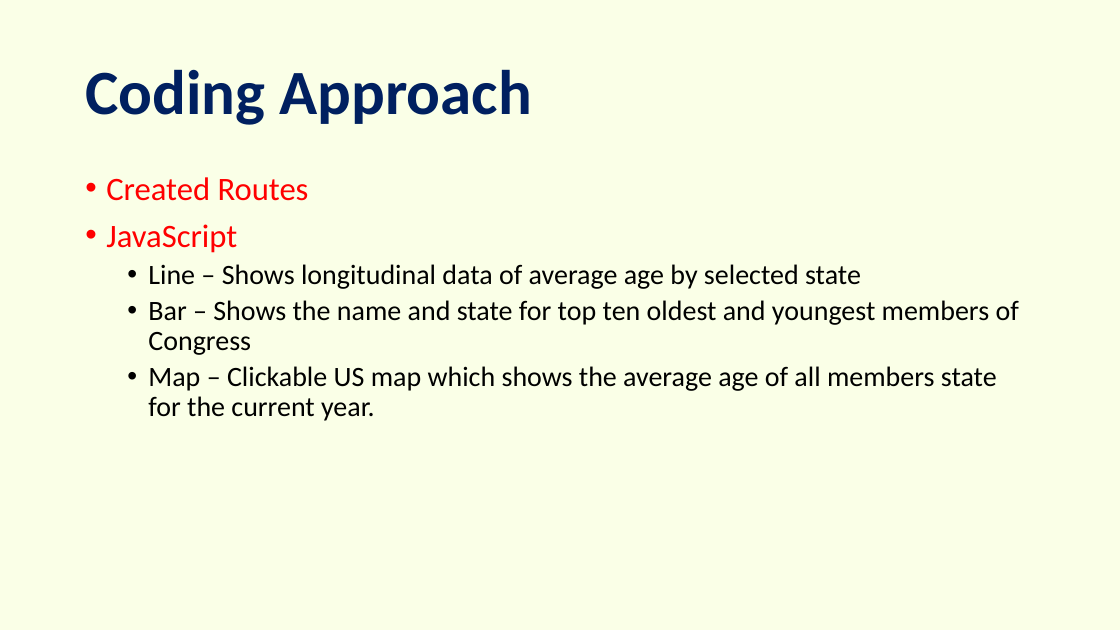
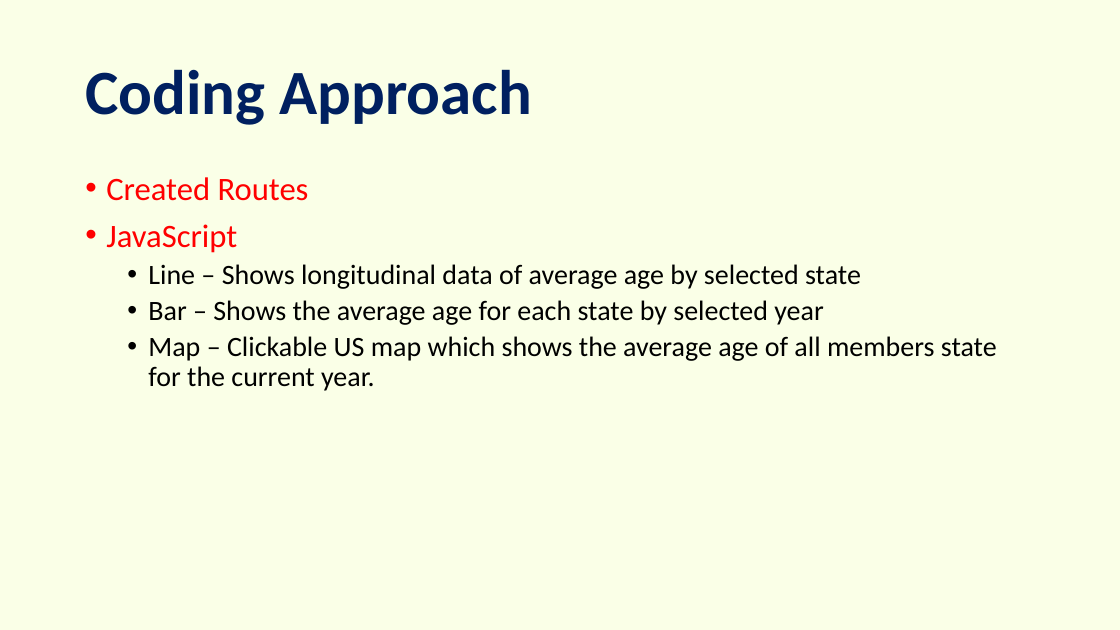
Before and after one commit to peterjorphan/Project-2-Congress, a slide deck: slide 4 of project/Congress.pptx. Drawn at 1120x630 pixels with LibreOffice and Linux fonts; fonts in the diff are those of the drawing. Boxes give left, top, right and bottom in pixels: in the first picture for what was removed or moved away, otherwise in the second. Text is boxed around its words. In the diff, an @@ line names an element or a change of style, - is before the commit and + after.

```diff
--- a/project/Congress.pptx
+++ b/project/Congress.pptx
@@ text at [148, 300, 823, 325]: text changed @@
-  • Bar – Shows the name and state for top ten oldest and youngest members of Congress
+  • Bar – Shows the average age for each state by selected year
```
Also in this commit, not shown: 2 other slides changed.
